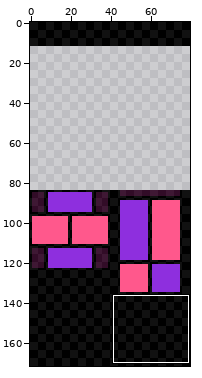
Edited in one commit: pixel-art file (test2/test2.aseprite). Above, an overview of the earlier version with the close-up marked.
Close-up. The starting point:
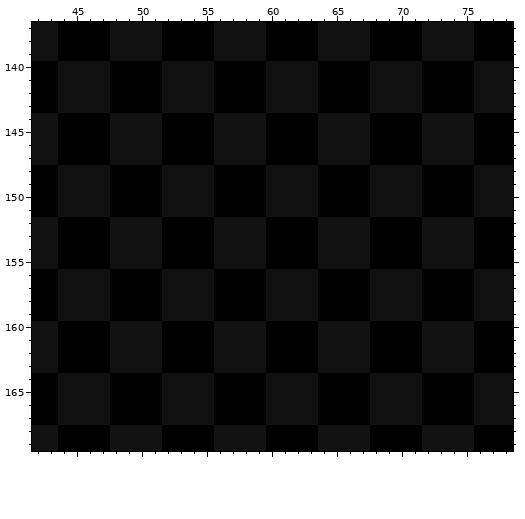
80x172 pixels, 1 frame. Shown: x 42..78, y 137..169.
After:
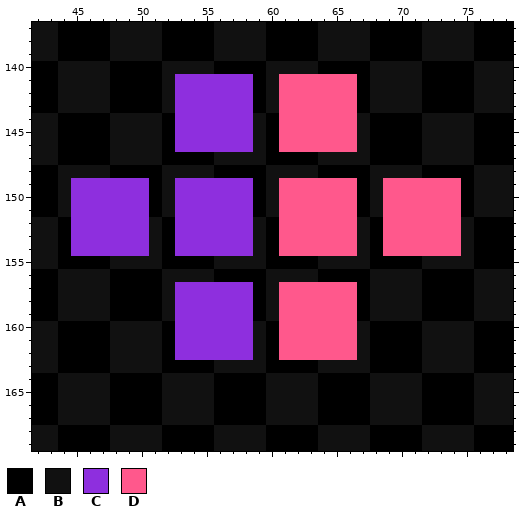
Palette (. is transparent): A #000000  B #111111  C #8e2fde  D #ff588c
The exact change:
layer "picross 4" added
Layer "picross 4":
y 141..143: x 53..58 BBBAAA -> CCCCCC; x 61..66 BBBAAA -> DDDDDD
y 144..146: x 53..58 AAABBB -> CCCCCC; x 61..66 AAABBB -> DDDDDD
y 149..151: x 45..50 BBBAAA -> CCCCCC; x 53..58 BBBAAA -> CCCCCC; x 61..66 BBBAAA -> DDDDDD; x 69..74 BBBAAA -> DDDDDD
y 152..154: x 45..50 AAABBB -> CCCCCC; x 53..58 AAABBB -> CCCCCC; x 61..66 AAABBB -> DDDDDD; x 69..74 AAABBB -> DDDDDD
y 157..159: x 53..58 BBBAAA -> CCCCCC; x 61..66 BBBAAA -> DDDDDD
y 160..162: x 53..58 AAABBB -> CCCCCC; x 61..66 AAABBB -> DDDDDD
Changed places in both close-ups, as pixel boxes (x1, y1, x2, y2):
changed: (71, 74, 461, 360)
